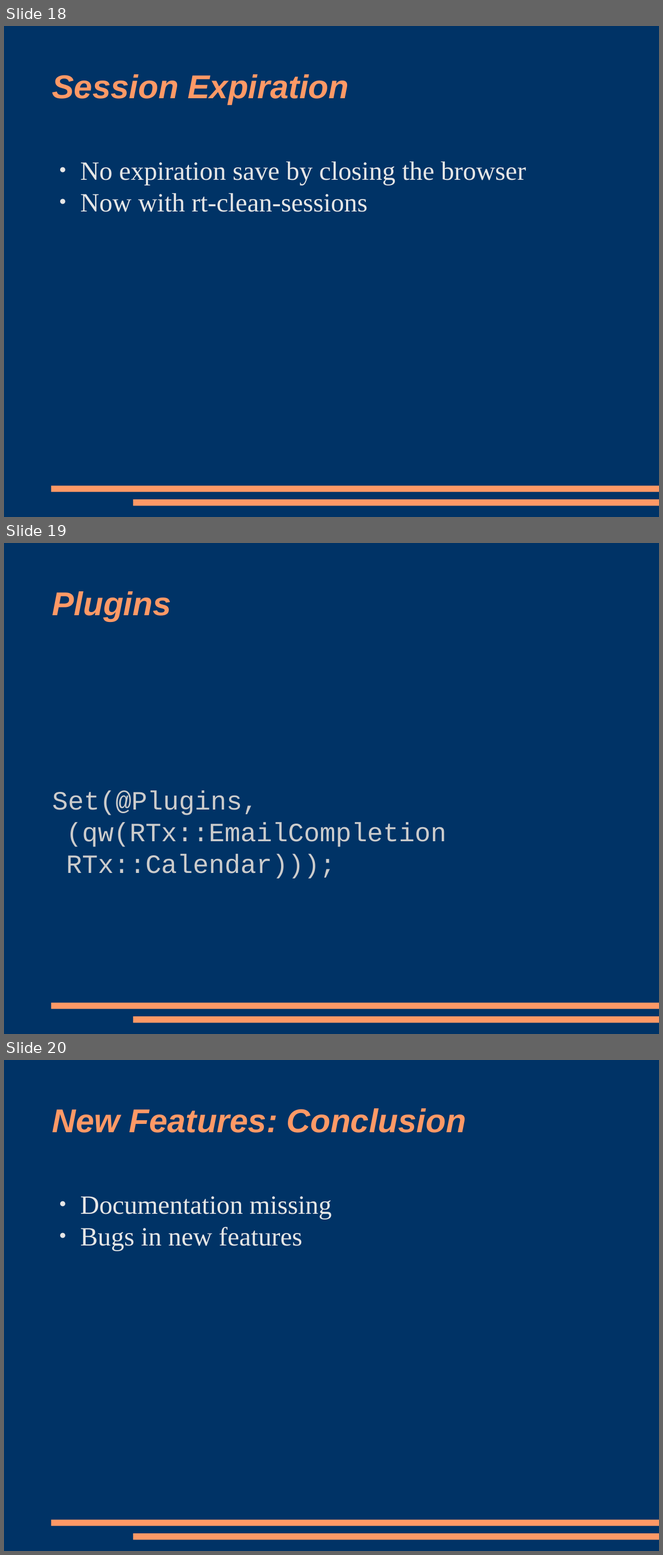
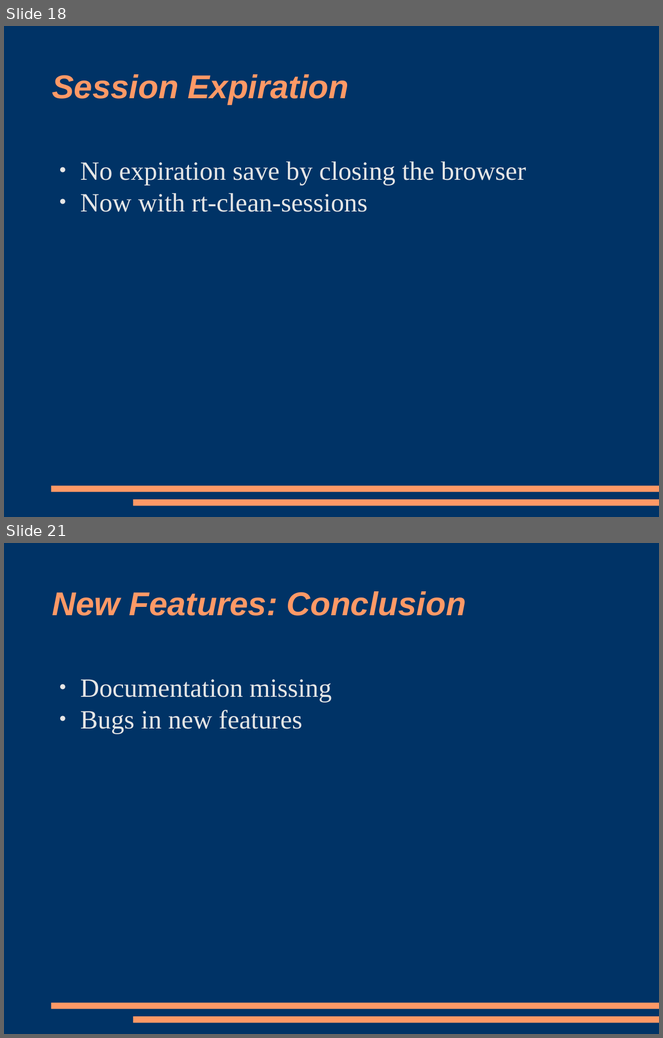
Before and after one commit to racke/Presentations, a slide deck: npw2009/rt38.odp. Shown one above the other, each under a label of ours: slides 18, 19 and 20 before the commit, slides 18 and 21 after it; the slides between them are not shown. The pictures are 663x1555 and 663x1038 pixels, drawn with LibreOffice and Linux fonts; fonts in the diff are those of the drawing. Boxes give left, top, right and bottom in pixels: in the first picture for what was removed or moved away, otherwise in the second. Text is boxed around its words. In the diff, an @@ line names an element or a change of style, - is before the commit and + after.

```diff
--- a/npw2009/rt38.odp
+++ b/npw2009/rt38.odp
@@ slide 19 removed at <box>4,543,659,1034</box>, background #003366; not listed: 2 template elements that a slide beside it also shows @@
@@ title removed at <box>52,591,171,622</box> @@
-Plugins
@@ subtitle removed at <box>52,791,447,879</box> @@
-Set(@Plugins,(qw(RTx::EmailCompletion RTx::Calendar)));
@@ what was slide 20 is now slide 21 @@
```
Also in this commit, not shown: 6 slides changed, 3 slides added, 2 other files.
